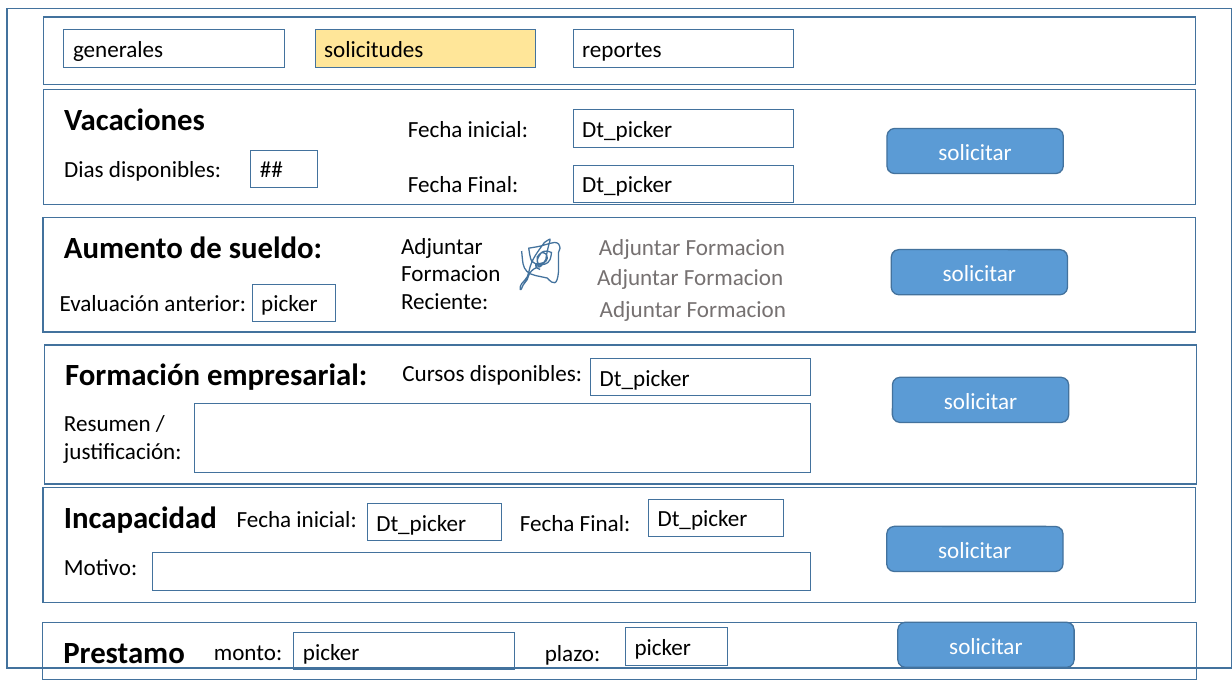
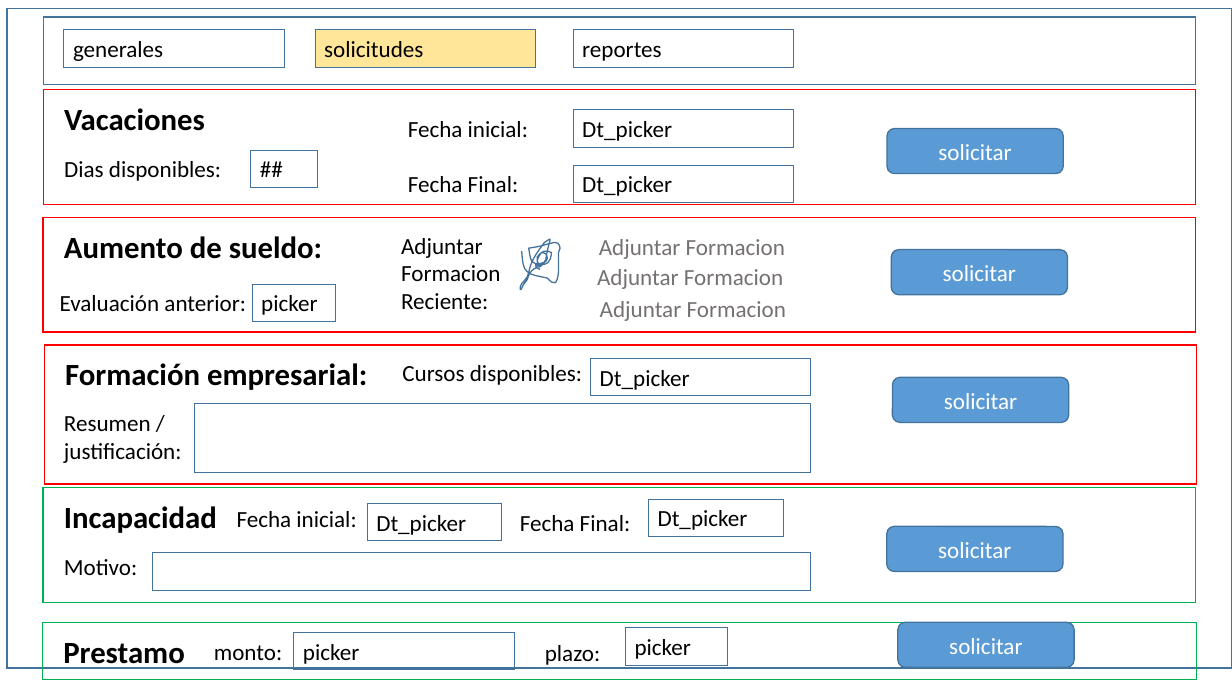
Before and after one commit to Juancho-vans/RH, a slide deck: slide 1 of Historyboard_RH.pptx. Drawn at 1232x693 pixels with LibreOffice and Linux fonts; fonts in the diff are those of the drawing. Boxes give left, top, right and bottom in pixels: in the first picture for what was removed or moved away, otherwise in the second. Text is boxed around its words. In the diff, an @@ line names an element or a change of style, - is before the commit and + after.

```diff
--- a/Historyboard_RH.pptx
+++ b/Historyboard_RH.pptx
@@ outline #43739E 1 pt to #FF0000 1 pt in 3 elements at <box>43,90,1196,204</box>, <box>43,217,1196,332</box>, <box>44,345,1197,483</box> @@
@@ rectangle at <box>43,488,1196,603</box>: outline #43739E 1 pt to #00B050 1 pt @@
@@ rectangle at <box>43,622,1197,679</box>: outline #43739E 1 pt to #00B050 1 pt @@
```
Also in this commit, not shown: 6 other files.
